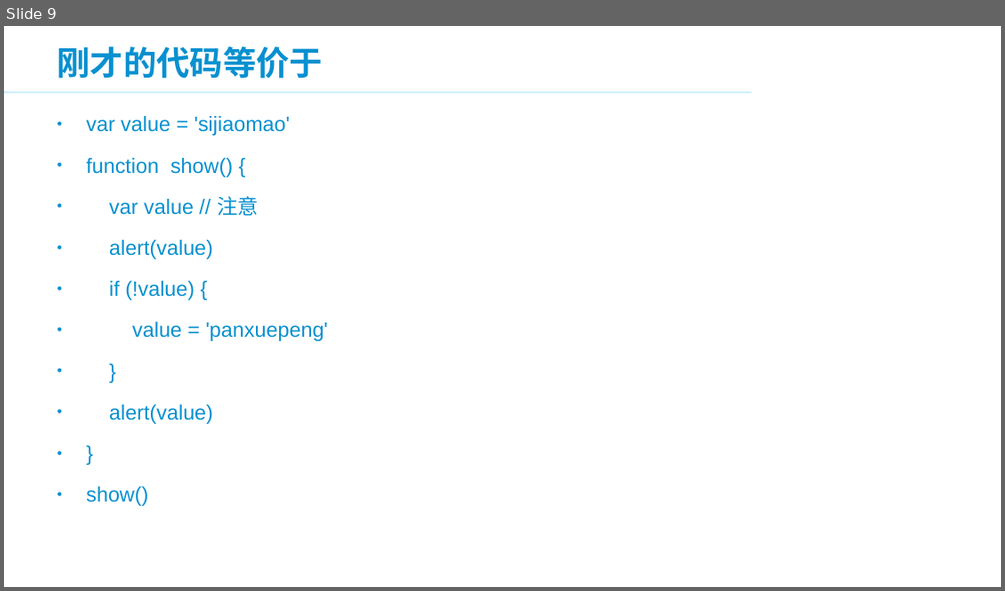
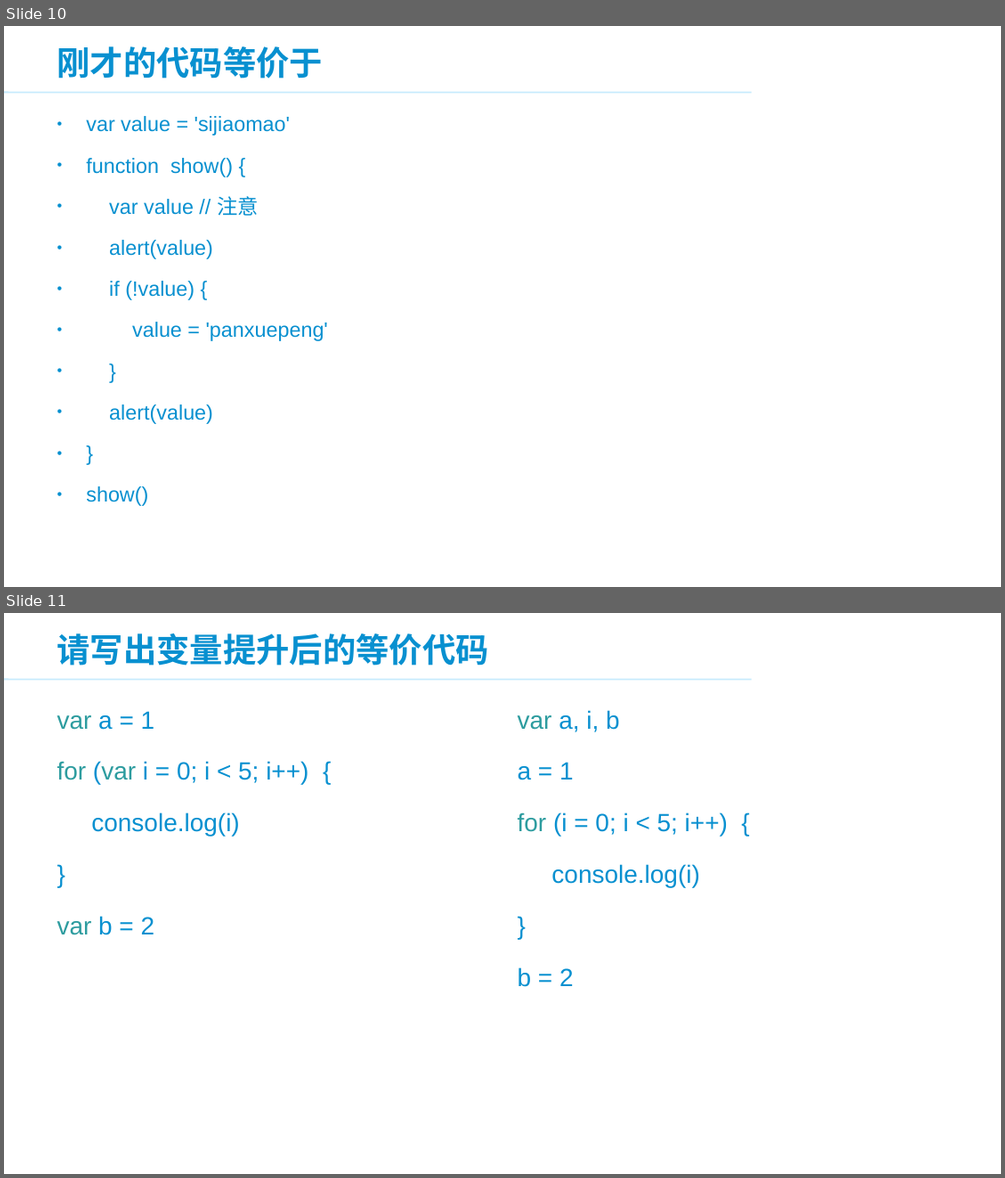
Before and after one commit to panxuepeng/javascript, a slide deck: ppt/JavaScript 高级部分.ppt. Shown one above the other, each under a label of ours: slide 9 before the commit, slides 10 and 11 after it. The pictures are 1005x591 and 1005x1178 pixels, drawn with LibreOffice and Linux fonts; fonts in the diff are those of the drawing; background and template pictures are left out. Boxes give left, top, right and bottom in pixels: in the first picture for what was removed or moved away, otherwise in the second. Text is boxed around its words. In the diff, an @@ line names an element or a change of style, - is before the commit and + after.

```diff
--- a/ppt/JavaScript 高级部分.ppt
+++ b/ppt/JavaScript 高级部分.ppt
@@ slide 11 added at bbox=[4, 613, 1001, 1174], background #FFFFFF; not listed: 2 template elements that a slide beside it also shows @@
@@ title added at bbox=[57, 633, 489, 666], 32 pt, text #0890D0, bold @@
+请写出变量提升后的等价代码
@@ text added at bbox=[57, 711, 308, 935], 24 pt, text #0890D0 @@
+var a = 1
+for (var i = 0; i < 5; i++) {
+console.log(i)
+}
+var b = 2
@@ text added at bbox=[518, 710, 728, 987], 24 pt, text #0890D0 @@
+var a, i, b
+a = 1
+for (i = 0; i < 5; i++) {
+console.log(i)
+}
+b = 2
@@ what was slide 9 is now slide 10 @@
```
Also in this commit, not shown: 1 slide changed, 34 other slides added, 3 other files.
